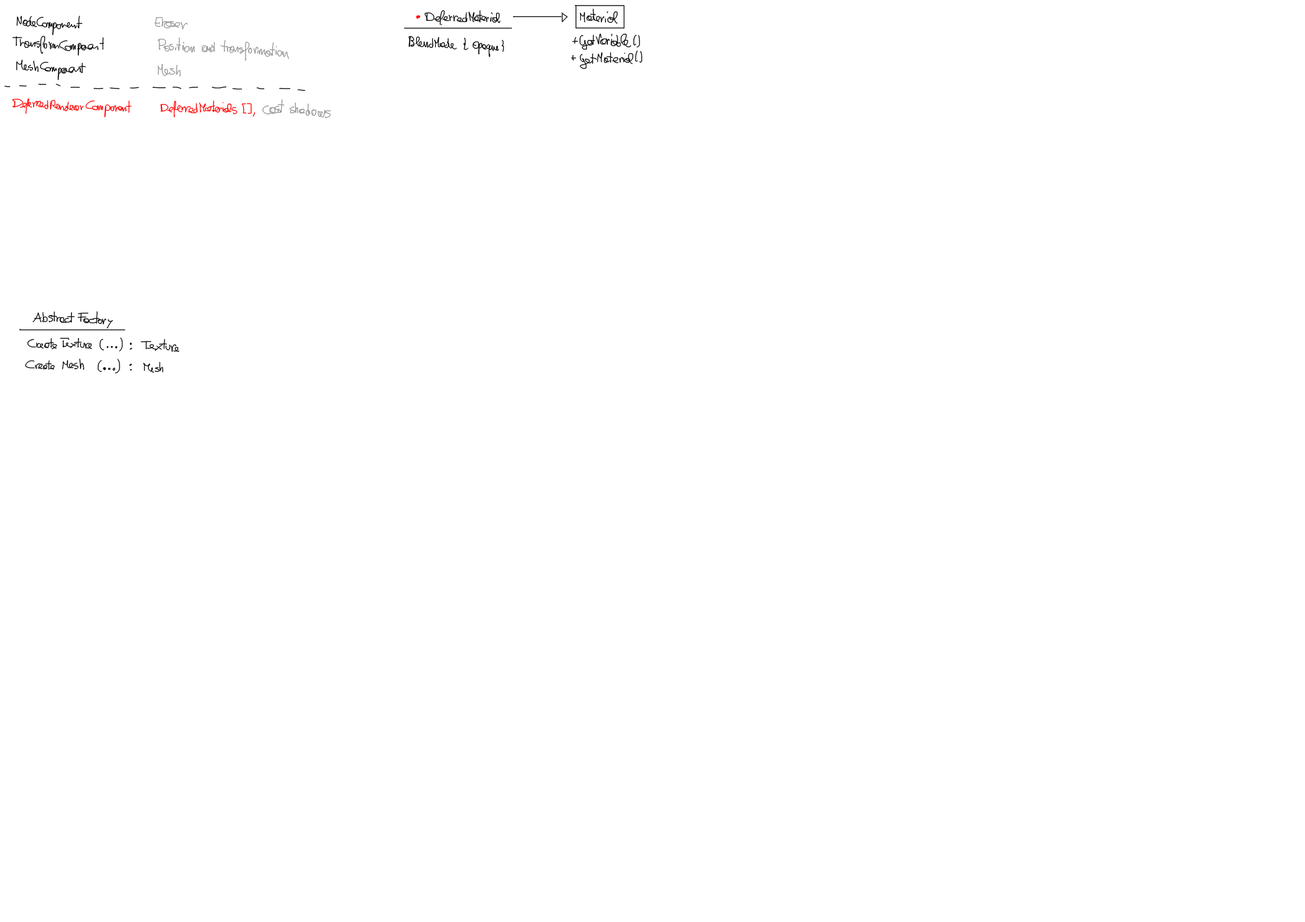
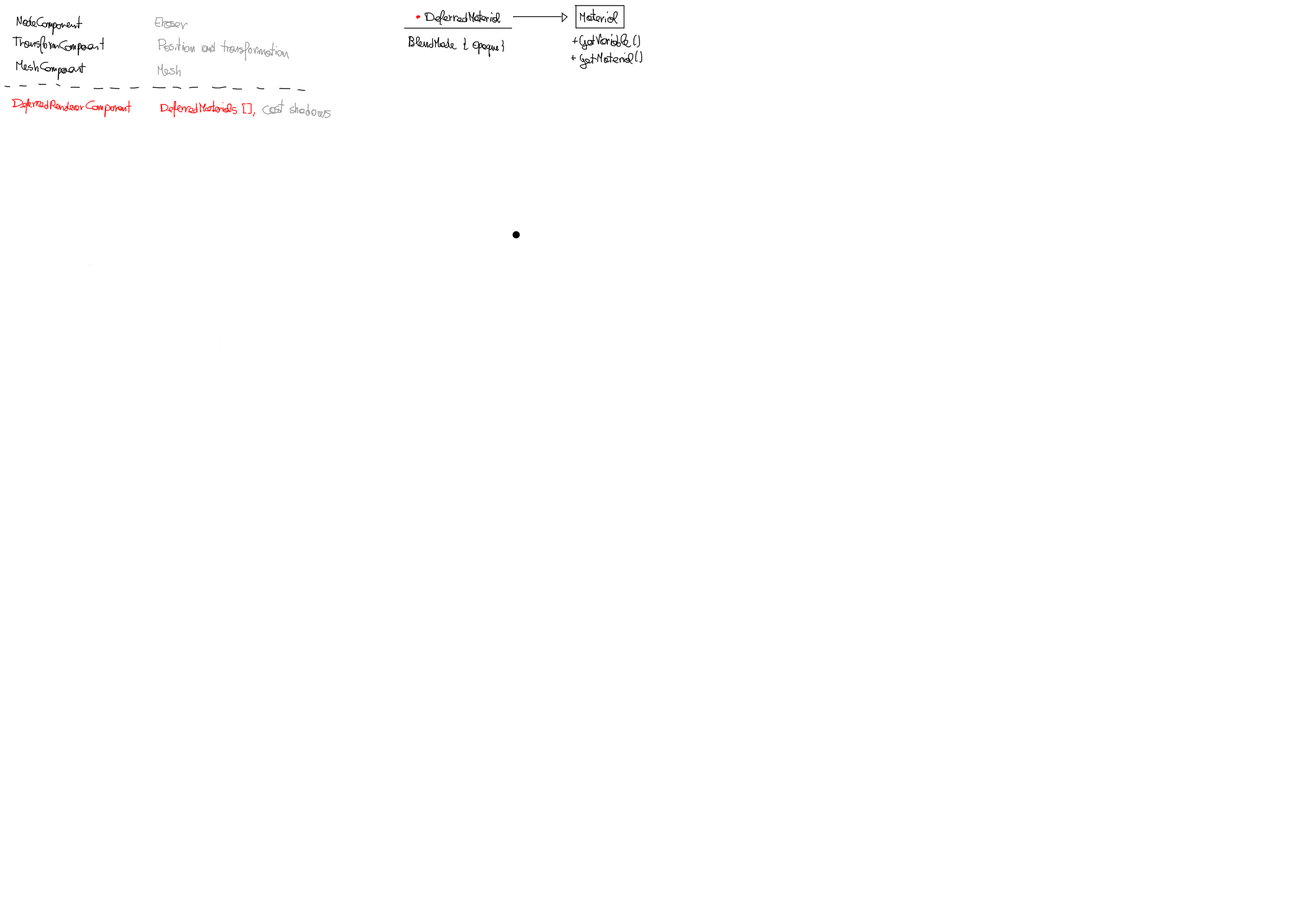
Before/after of a (1305, 922) layered artwork. What changed in the layer stack:
painted on "Background" over [18, 231, 520, 374]
